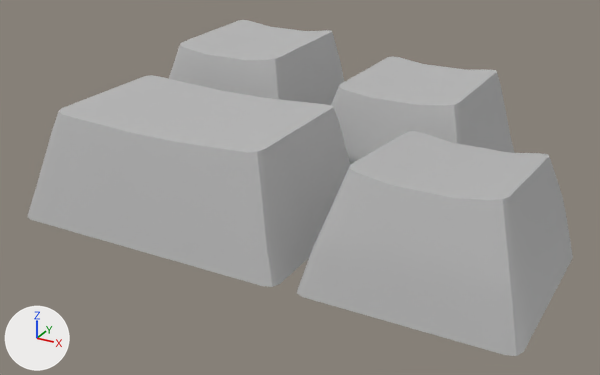
The FBX model [FBX] Keyboard/1u & pipe/r4.fbx: old version first, new version second.
Before and after are seen from a 50 mm lens placed at (0.0933, -0.0346, 0.1906), pointed at (0.051, 0.0422, 0.1522). Lighting does not change. The marker at lower left points along +X, +Y and +Z. Where no turn or scale is listed for an object, it has been applied to the vertices.

In view in the first picture: 'r2', 'r3', 'r3pipe', 'r4'.
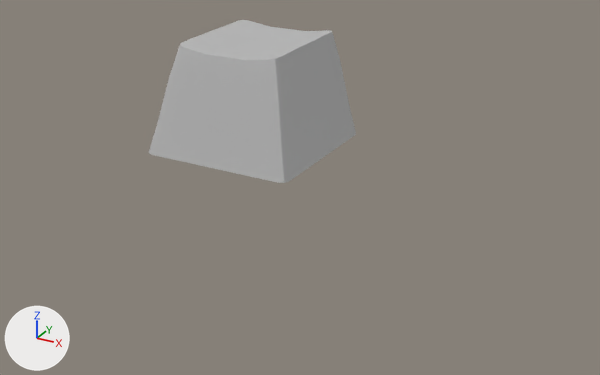
What differs and where, as boxes (x1, y1, x2, y2) in the pictures (600 x 375 px):
'r3pipe', deleted: before (27, 75, 350, 287)
'r2', deleted: before (297, 131, 573, 356)
'r3', deleted: before (331, 57, 514, 164)

The change, as a diff of the scene's bpy script:
```diff
--- a/[FBX] Keyboard/1u & pipe/r4.fbx.py
+++ b/[FBX] Keyboard/1u & pipe/r4.fbx.py
@@ ob_r3 @@
-ob_r3 = bpy.data.objects.new('r3', me_mesh_001)
-ob_r3.location = (0.05881, 0.05733, 0.15616)
@@ ob_r2 @@
-ob_r2 = bpy.data.objects.new('r2', me_mesh)
-ob_r2.location = (0.07072, 0.035, 0.15604)
@@ ob_r3pipe @@
-ob_r3pipe = bpy.data.objects.new('r3pipe', me_mesh_002)
-ob_r3pipe.location = (0.04183, 0.03469, 0.15616)
```
